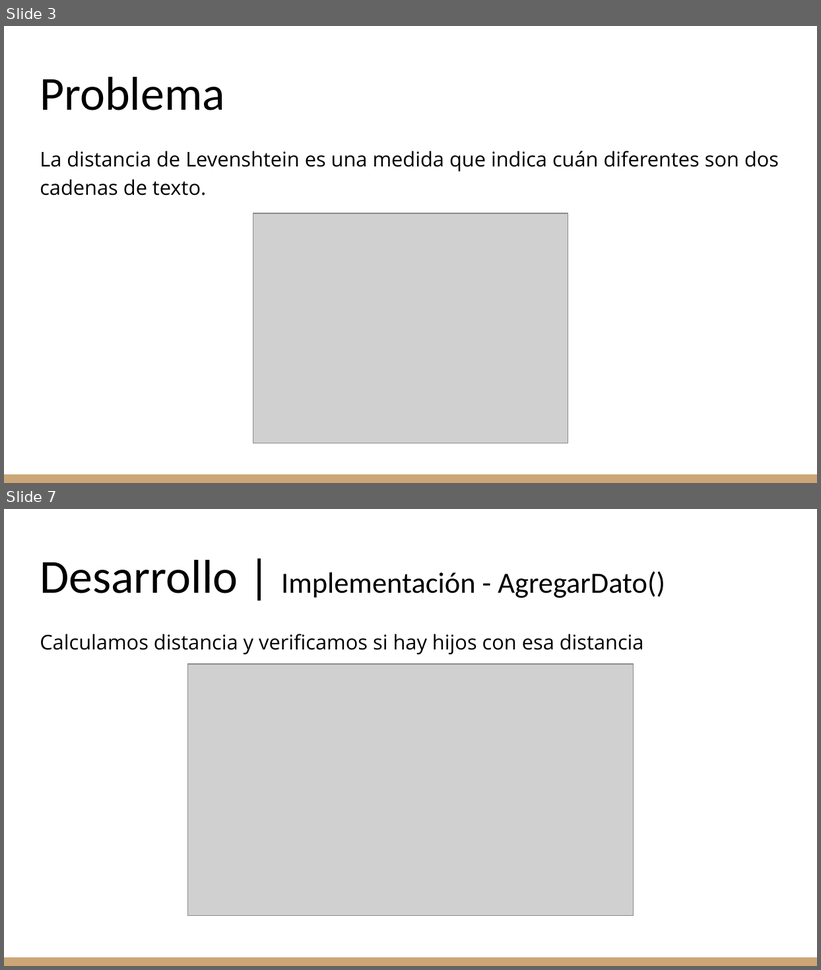
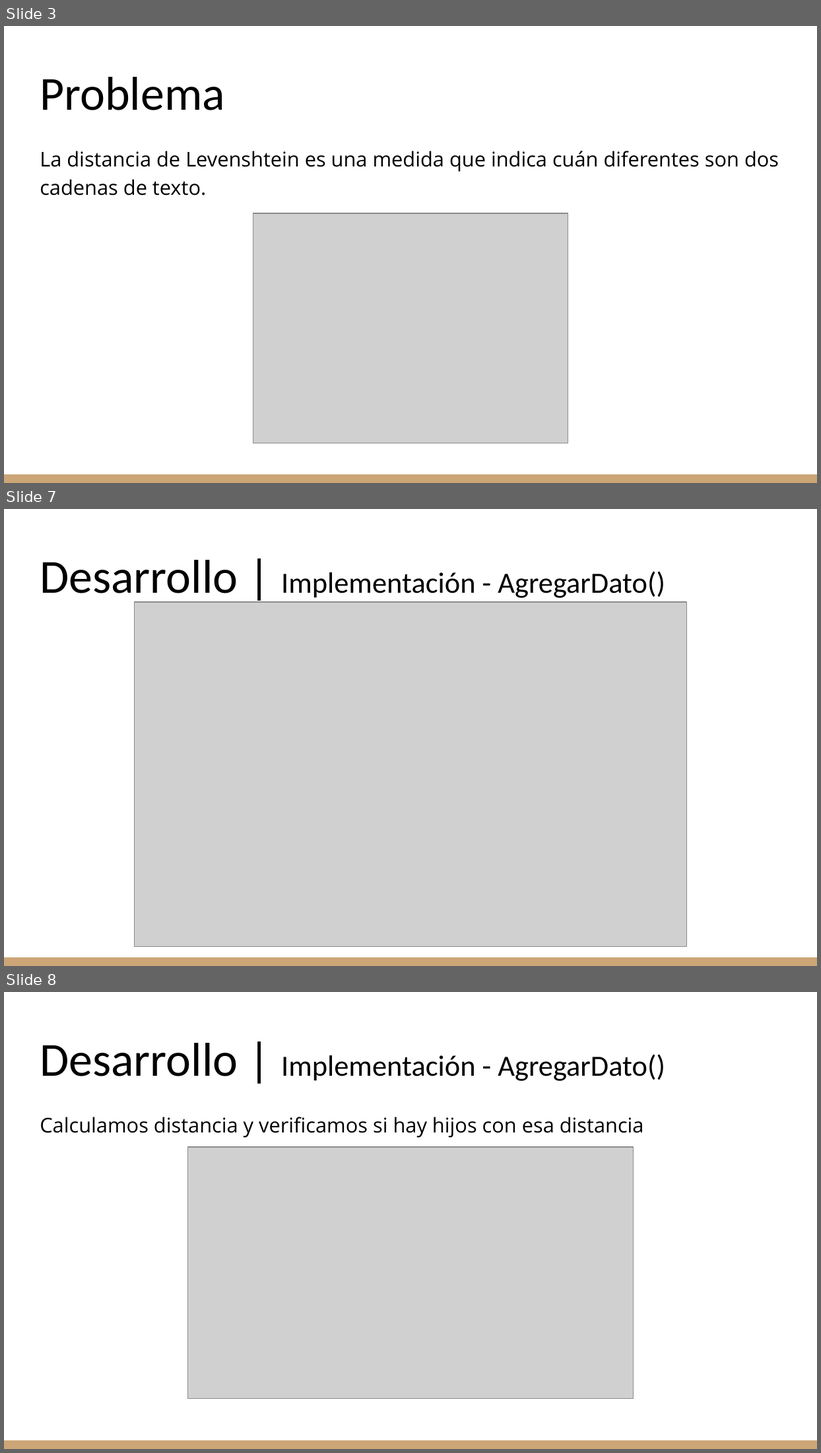
Before and after one commit to 0xftorres/trabajo-final-estructuras-y-algoritmos, a slide deck: docs/pptx-primeraentrega.pptx. Shown one above the other, each under a label of ours: slides 3 and 7 before the commit, slides 3, 7 and 8 after it; the slides between them are not shown. The pictures are 821x970 and 821x1453 pixels, drawn with LibreOffice and Linux fonts; fonts in the diff are those of the drawing; grey boxes stand for pictures. Boxes give left, top, right and bottom in pixels: in the first picture for what was removed or moved away, otherwise in the second. Text is boxed around its words. In the diff, an @@ line names an element or a change of style, - is before the commit and + after.

```diff
--- a/docs/pptx-primeraentrega.pptx
+++ b/docs/pptx-primeraentrega.pptx
@@ slide 7 added at bbox=[4, 509, 817, 966], background #FFFFFF; not listed: 1 template element that a slide beside it also shows @@
@@ title added at bbox=[40, 560, 665, 605], 26 pt, text #000000 @@
+Desarrollo | Implementación - AgregarDato()
@@ picture added at bbox=[134, 603, 687, 947] @@
@@ what was slide 7 is now slide 8 @@
```
Also in this commit, not shown: 5 slides changed, 6 other slides added, 1 slide removed.
